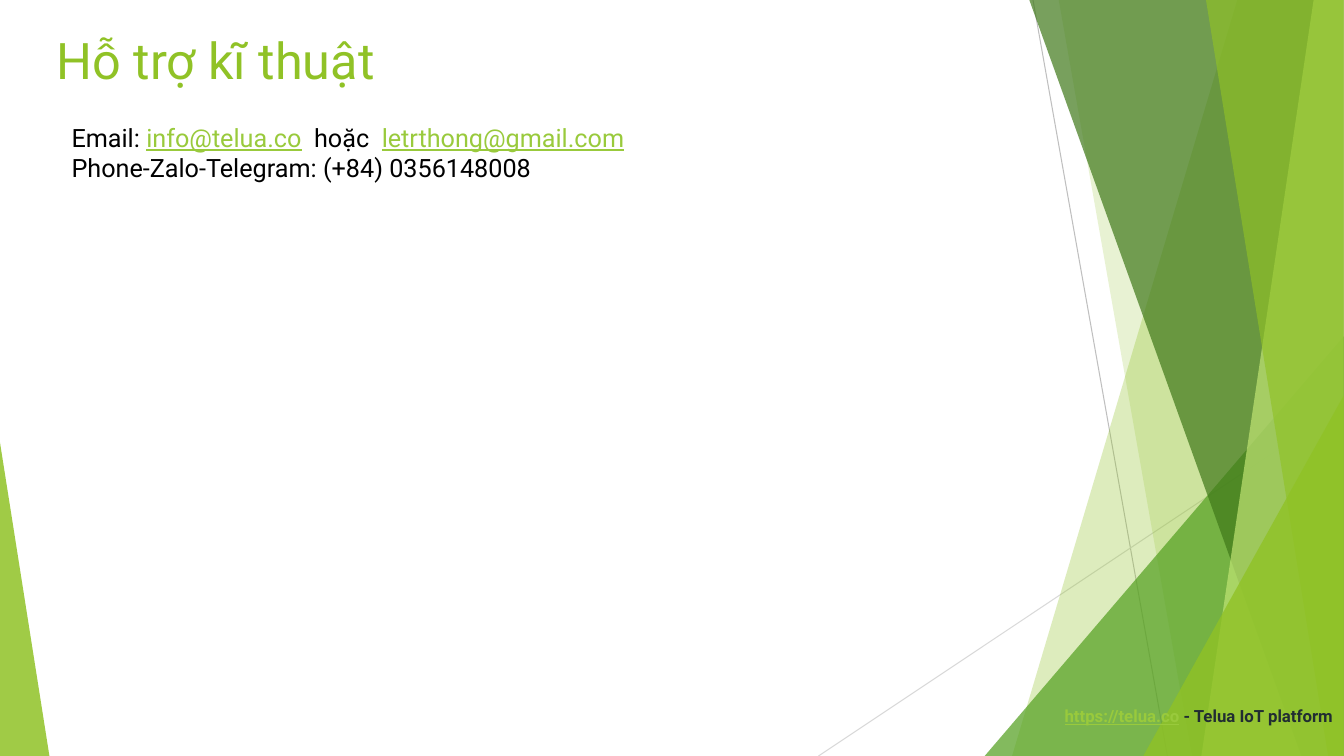
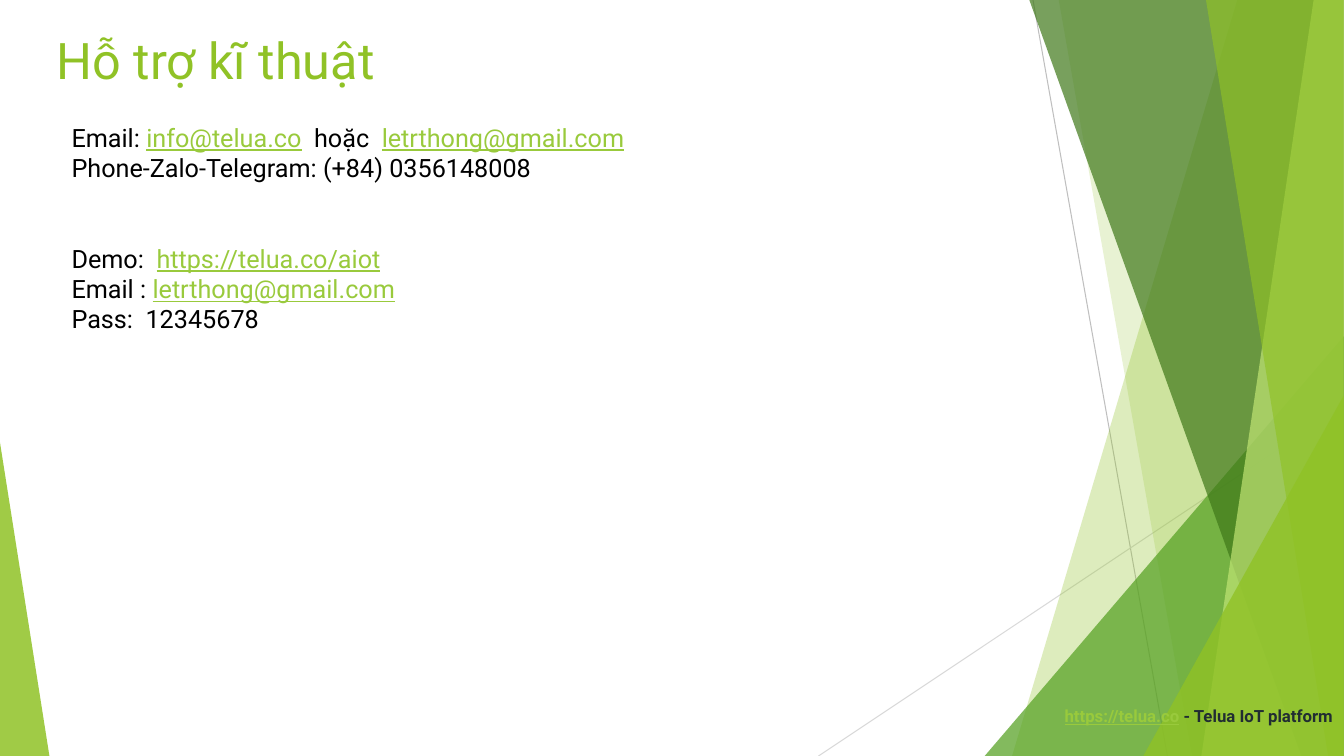
Before and after one commit to letrthong/telua_esp32_sensor, a slide deck: slide 15 of esp32_hardware/software.pptx. Drawn at 1344x756 pixels with LibreOffice and Linux fonts; fonts in the diff are those of the drawing. Boxes give left, top, right and bottom in pixels: in the first picture for what was removed or moved away, otherwise in the second. Text is boxed around its words. In the diff, an @@ line names an element or a change of style, - is before the commit and + after.

```diff
--- a/esp32_hardware/software.pptx
+++ b/esp32_hardware/software.pptx
@@ text at [72, 249, 395, 329]: paragraphs added @@
+Demo: https://telua.co/aiot
+Email : letrthong@gmail.com
+Pass: 12345678
```
Also in this commit, not shown: 1 other file.
